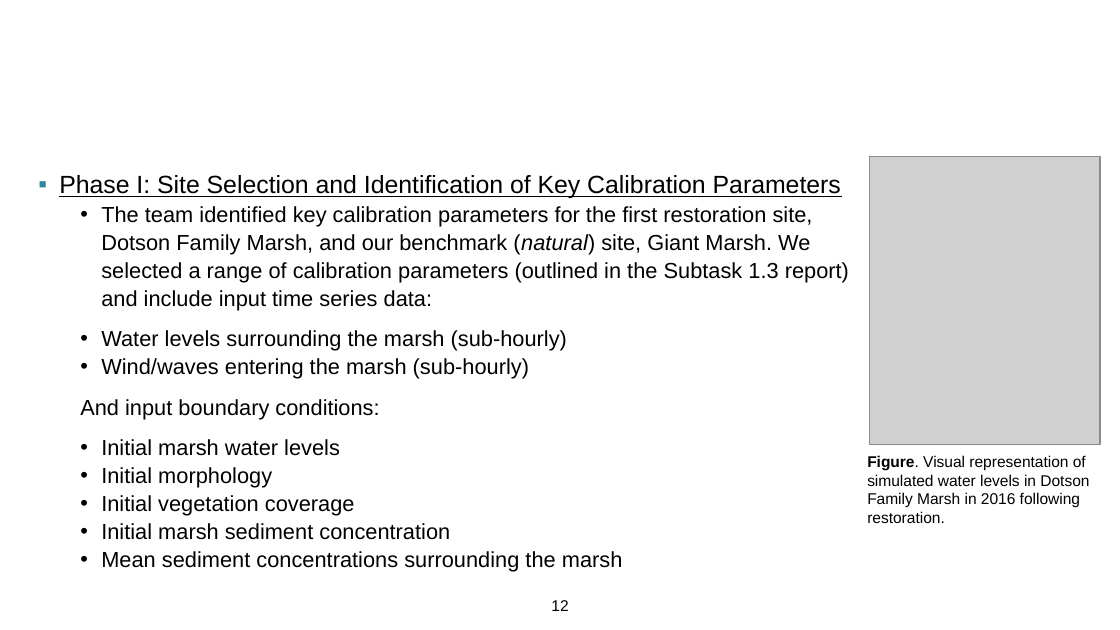
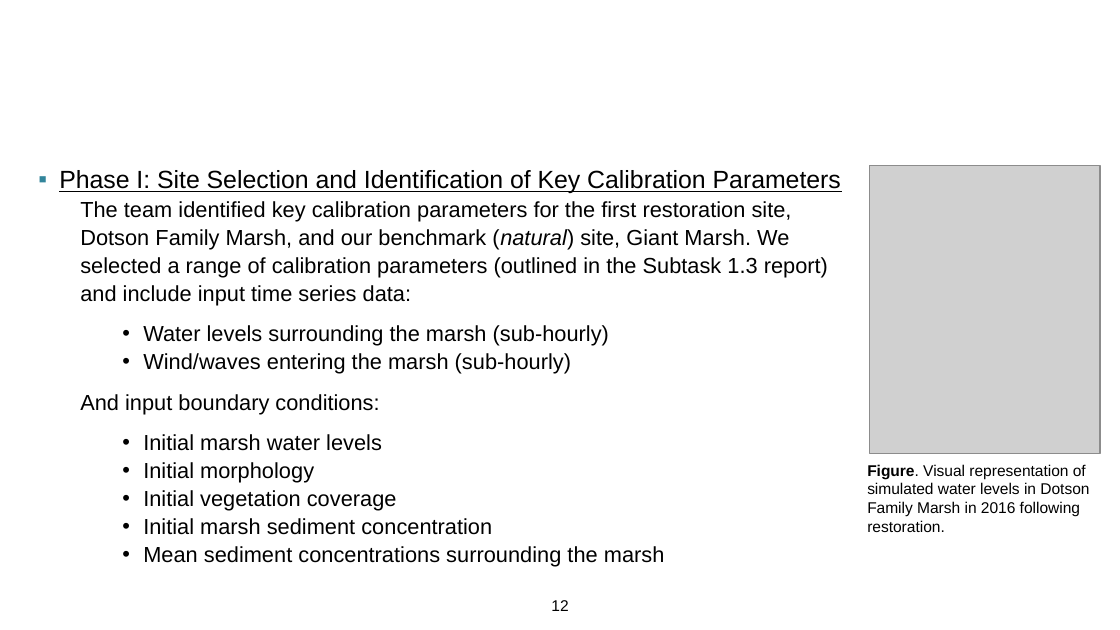
Before and after one commit to EcohydrologyTeam/Presentations, a slide deck: slide 12 of 2025/2025-06-05 ESTCP Salt Marsh Modeling/NH ESTCP IPR Presentation 2025.pptx. Drawn at 1120x630 pixels with LibreOffice and Linux fonts; fonts in the diff are those of the drawing; grey boxes stand for pictures; background and template pictures are left out. Boxes give left, top, right and bottom in pixels: in the first picture for what was removed or moved away, otherwise in the second. Text is boxed around its words. In the diff, an @@ line names an element or a change of style, - is before the commit and + after.

```diff
--- a/2025/2025-06-05 ESTCP Salt Marsh Modeling/NH ESTCP IPR Presentation 2025.pptx
+++ b/2025/2025-06-05 ESTCP Salt Marsh Modeling/NH ESTCP IPR Presentation 2025.pptx
@@ picture: place and size @@
-picture at box(870, 157, 1101, 446)
+picture at box(870, 165, 1101, 454)
@@ text at box(80, 201, 828, 567): bullet • to none; list level 2 to 3 in "Water levels surrounding the marsh ..."; list level 2 to 3 in "Wind/waves entering the marsh (sub-hourly)"; list level 2 to 3 in "Initial marsh water levels"; list level 2 to 3 in "Initial morphology"; list level 2 to 3 in "Initial vegetation coverage"; list level 2 to 3 in "Initial marsh sediment concentration"; list level 2 to 3 in "Mean sediment concentrations surrounding the ..." @@
@@ text "Figure. Visual representation of simulated ...": place and size @@
-text "Figure. Visual representation of simulated ..." at box(867, 455, 1089, 523)
+text "Figure. Visual representation of simulated ..." at box(867, 464, 1089, 532)
```
Also in this commit, not shown: 4 other slides changed.
